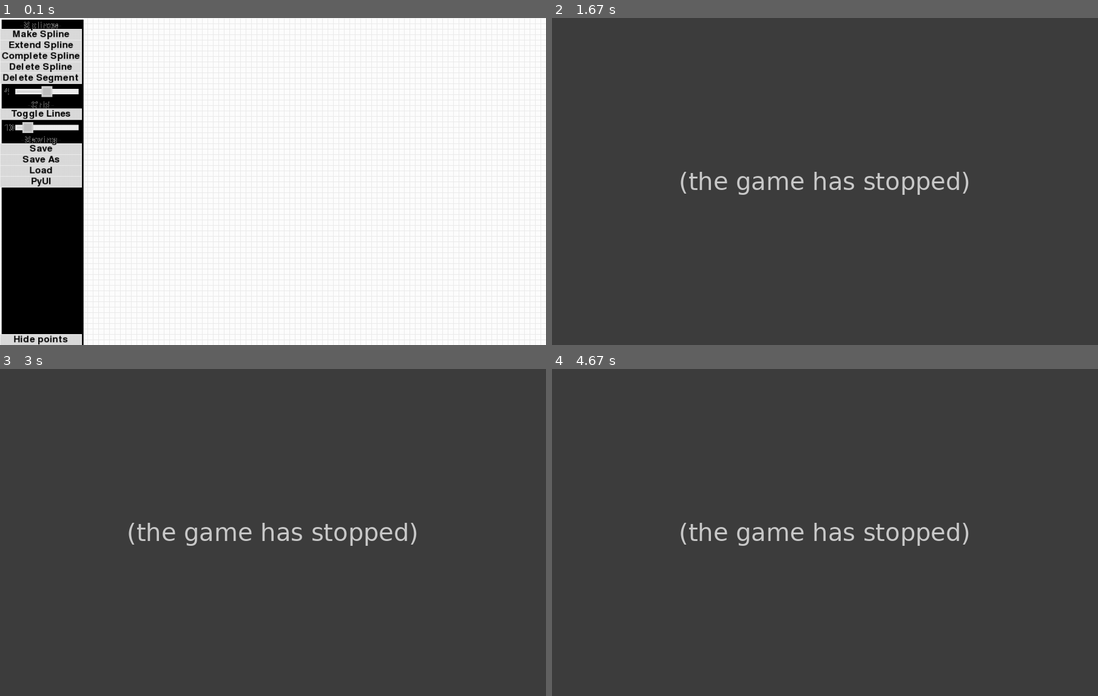
Above: before the commit, frames 1-4 (two rows, left to right).
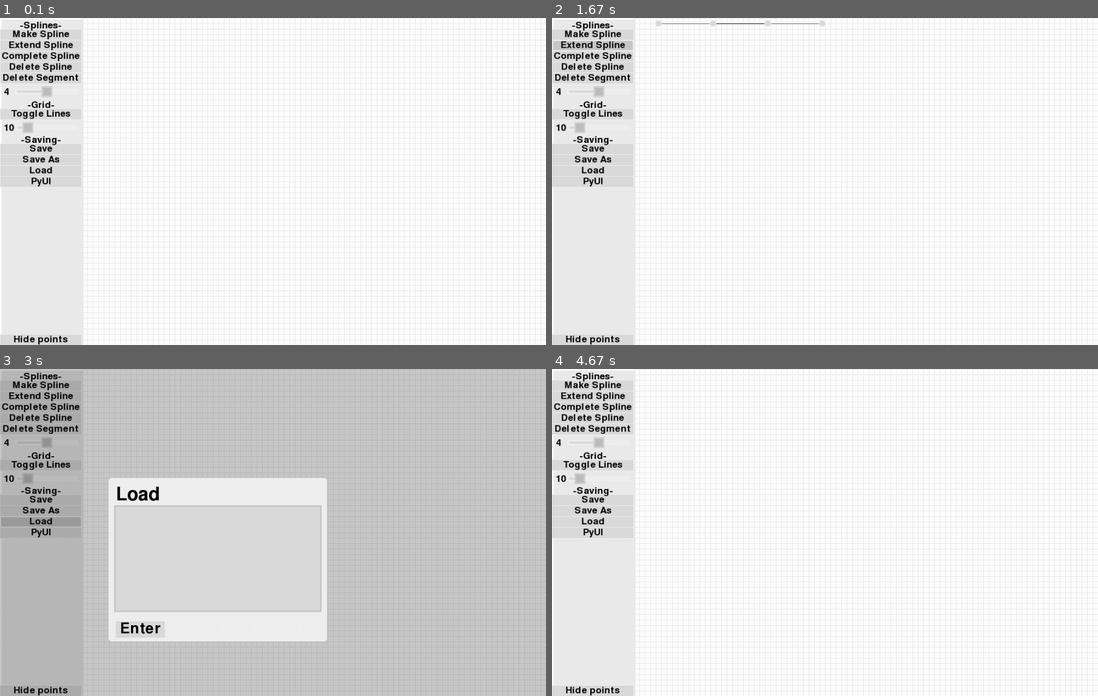
Above: after the commit, the same moments.

Repository: christianharris-3/PyUI
Game: pygame game, started from PyUI vector maker.py
The game is run twice, just before and just after one commit, with the same random seed, the same clock (stepped at 60 frames per second) and the same inputs.
Inputs (mouse positions are in pixels of both pictures, inside the frame that each line leads up to):
- Up to frame 1 (0.1 s): no input
- Up to frame 2 (1.67 s): hold F5 0.33-0.8 s; hold Right 0.33-0.8 s; click (590, 338) at 0.88 s; press the mouse at (590, 338) at 1.2 s; move the mouse to (606, 207) at 1.3 s; release the mouse at (617, 76) at 1.43 s; press the mouse at (590, 44) at 1.53 s; move the mouse to (628, 86) at 1.63 s
- Up to frame 3 (3 s): release the mouse at (109, 480) at 1.77 s; press the mouse at (158, 375) at 1.87 s; move the mouse to (229, 414) at 1.97 s; release the mouse at (300, 457) at 2.1 s; press the mouse at (38, 427) at 2.2 s; move the mouse to (158, 539) at 2.3 s; release the mouse at (278, 653) at 2.43 s; press the mouse at (38, 522) at 2.53 s; move the mouse to (92, 588) at 2.63 s; release the mouse at (141, 656) at 2.77 s; press the mouse at (38, 522) at 2.87 s; move the mouse to (180, 568) at 2.97 s
- Up to frame 4 (4.67 s): release the mouse at (868, 614) at 3.1 s; press the mouse at (590, 522) at 3.7 s; move the mouse to (628, 470) at 3.8 s; release the mouse at (661, 418) at 3.93 s; press the mouse at (748, 558) at 4.03 s; move the mouse to (726, 597) at 4.13 s; release the mouse at (704, 633) at 4.27 s; tap Enter at 4.33 s

The runs differ from the first frame. In frame 1, 9.0% of the frame differs, in the area x 0-16%, y 0-100%; in frame 2, 100%; in frame 3, 99%; in frame 4, 100%, in the area x 0-100%, y 0-100%.
Error before the commit: TypeError: '<' not supported between instances of 'tuple' and 'int' (PyUI.py line 1498); the game stopped at 0.88 s (later frames are placeholders)

Commit message:
Update PyUI.py
added glow effect to all objects, not yet done windowed menus

Diff:
--- a/PyUI.py
+++ b/PyUI.py
@@ -943,7 +943,7 @@
         return obj
     def makecheckbox(self,x,y,textsize=80,command=emptyfunction,menu='main',ID='checkbox',text='',layer=1,roundedcorners=0,menuexceptions=[],width=-1,height=-1,
                  anchor=(0,0),objanchor=(0,0),center=False,centery=-1,img='tick',font='default',bold=False,antialiasing=True,pregenerated=True,enabled=True,
-                 border=4,upperborder=-1,lowerborder=-1,rightborder=-1,leftborder=-1,scalesize=True,scalex=-1,scaley=-1,
+                 border=4,upperborder=-1,lowerborder=-1,rightborder=-1,leftborder=-1,scalesize=True,scalex=-1,scaley=-1,glow=0,glowcol=-1,
                  runcommandat=0,col=-1,textcol=-1,backingcol=-1,bordercol=-1,hovercol=-1,clickdownsize=4,clicktype=0,textoffsetx=0,textoffsety=0,maxwidth=-1,
                  dragable=False,colorkey=(255,255,255),toggle=True,toggleable=True,toggletext='',toggleimg='none',togglecol=-1,togglehovercol=-1,bindtoggle=[],spacing=-15,verticalspacing=-15,horizontalspacing=-15,clickablerect=-1,clickableborder=10,
                  backingdraw=False,borderdraw=True,animationspeed=5,linelimit=1000):
@@ -951,14 +951,14 @@
         if height == -1: height = textsize+spacing*2
         obj = BUTTON(self,x,y,width,height,menu,ID,layer,roundedcorners,menuexceptions,
                  anchor,objanchor,center,centery,text,textsize,img,font,bold,antialiasing,pregenerated,enabled,
-                 border,upperborder,lowerborder,rightborder,leftborder,scalesize,scalex,scaley,
+                 border,upperborder,lowerborder,rightborder,leftborder,scalesize,scalex,scaley,glow,glowcol,
                  command,runcommandat,col,textcol,backingcol,hovercol,clickdownsize,clicktype,textoffsetx,textoffsety,maxwidth,
                  dragable,colorkey,toggle,toggleable,toggletext,toggleimg,togglecol,togglehovercol,bindtoggle,spacing,verticalspacing,horizontalspacing,clickablerect,clickableborder,
                  animationspeed=animationspeed,backingdraw=backingdraw,borderdraw=borderdraw,linelimit=linelimit)
         return obj
     def maketextbox(self,x,y,text='',width=200,lines=1,menu='main',command=emptyfunction,ID='textbox',layer=1,roundedcorners=0,menuexceptions=[],height=-1,
                  anchor=(0,0),objanchor=(0,0),center=False,centery=-1,img='none',textsize=50,font='default',bold=False,antialiasing=True,pregenerated=True,enabled=True,
-                 border=3,upperborder=-1,lowerborder=-1,rightborder=-1,leftborder=-1,scalesize=True,scalex=-1,scaley=-1,
+                 border=3,upperborder=-1,lowerborder=-1,rightborder=-1,leftborder=-1,scalesize=True,scalex=-1,scaley=-1,glow=0,glowcol=-1,
                  runcommandat=0,col=-1,textcol=-1,backingcol=-1,hovercol=-1,clickdownsize=4,clicktype=0,textoffsetx=0,textoffsety=0,
                  colorkey=(255,255,255),spacing=-1,verticalspacing=0,horizontalspacing=8,clickablerect=-1,
                  linelimit=100,selectcol=-1,selectbordersize=2,selectshrinksize=0,cursorsize=-1,textcenter=False,chrlimit=10000,numsonly=False,enterreturns=False,commandifenter=True,commandifkey=False,
@@ -967,7 +967,7 @@
         if backingcol == -1: backingcol = shiftcolor(col,-20)
         obj = TEXTBOX(self,x,y,width,height,menu,ID,layer,roundedcorners,menuexceptions,
                  anchor,objanchor,center,centery,text,textsize,img,font,bold,antialiasing,pregenerated,enabled,
-                 border,upperborder,lowerborder,rightborder,leftborder,scalesize,scalex,scaley,
+                 border,upperborder,lowerborder,rightborder,leftborder,scalesize,scalex,scaley,glow,glowcol,
                  command,runcommandat,col,textcol,backingcol,hovercol,clickdownsize,clicktype,textoffsetx,textoffsety,
                  colorkey=colorkey,spacing=spacing,verticalspacing=verticalspacing,horizontalspacing=horizontalspacing,clickablerect=clickablerect,
                  lines=lines,linelimit=linelimit,selectcol=selectcol,selectbordersize=selectbordersize,selectshrinksize=selectshrinksize,cursorsize=cursorsize,textcenter=textcenter,chrlimit=chrlimit,numsonly=numsonly,enterreturns=enterreturns,commandifenter=commandifenter,commandifkey=commandifkey,
@@ -979,7 +979,7 @@
 
     def maketable(self,x,y,data='empty',titles=[],menu='main',ID='table',layer=1,roundedcorners=0,menuexceptions=[],width=-1,height=-1,
                  anchor=(0,0),objanchor=(0,0),center=False,centery=-1,text='',textsize=50,img='none',font='default',bold=False,antialiasing=True,pregenerated=True,enabled=True,
-                 border=3,upperborder=-1,lowerborder=-1,rightborder=-1,leftborder=-1,scalesize=True,scalex=-1,scaley=-1,
+                 border=3,upperborder=-1,lowerborder=-1,rightborder=-1,leftborder=-1,scalesize=True,scalex=-1,scaley=-1,glow=0,glowcol=-1,
                  command=emptyfunction,runcommandat=0,col=-1,textcol=-1,backingcol=-1,hovercol=-1,clickdownsize=4,clicktype=0,textoffsetx=0,textoffsety=0,
                  dragable=False,colorkey=(255,255,255),spacing=-1,verticalspacing=0,horizontalspacing=8,clickablerect=-1,
                  boxwidth=-1,boxheight=-1,linesize=2,textcenter=True,guesswidth=100,guessheight=100,
@@ -991,7 +991,7 @@
         #obj = TABLE(x,y,rows,colomns,data,titles,boxwidth,boxheight,spacing,menu,menuexceptions,boxcol,boxtextcol,boxtextsize,boxcenter,font,bold,titlefont,titlebold,titleboxcol,titletextcol,titletextsize,titlecenter,linesize,linecol,roundedcorners,layer,ID,self)
         obj = TABLE(self,x,y,width,height,menu,ID,layer,roundedcorners,menuexceptions,
                  anchor,objanchor,center,centery,text,textsize,img,font,bold,antialiasing,pregenerated,enabled,
-                 border,upperborder,lowerborder,rightborder,leftborder,scalesize,scalex,scaley,
+                 border,upperborder,lowerborder,rightborder,leftborder,scalesize,scalex,scaley,glow,glowcol,
                  command,runcommandat,col,textcol,backingcol,hovercol,clickdownsize,clicktype,textoffsetx,textoffsety,
                  colorkey=colorkey,spacing=spacing,verticalspacing=verticalspacing,horizontalspacing=horizontalspacing,clickablerect=clickablerect,
                  data=data,titles=titles,boxwidth=boxwidth,boxheight=boxheight,linesize=linesize,textcenter=textcenter,scrollerwidth=guesswidth,pageheight=guessheight,
@@ -1001,7 +1001,7 @@
 ##    def maketext(self,x,y,text,size,menu='main',menuexceptions=[],edgebound=(1,0,0,1),col='default',center=True,font= …(235 unchanged characters)…
     def maketext(self,x,y,text,textsize=50,menu='main',ID='text',layer=1,roundedcorners=0,menuexceptions=[],width=-1,height=-1,
                  anchor=(0,0),objanchor=(0,0),center=False,centery=-1,img='none',font='default',bold=False,antialiasing=True,pregenerated=True,enabled=True,
-                 border=3,upperborder=-1,lowerborder=-1,rightborder=-1,leftborder=-1,scalesize=True,scalex=-1,scaley=-1,
+                 border=3,upperborder=-1,lowerborder=-1,rightborder=-1,leftborder=-1,scalesize=True,scalex=-1,scaley=-1,glow=0,glowcol=-1,
                  command=emptyfunction,runcommandat=0,col=-1,textcol=-1,clicktype=0,backingcol=-1,bordercol=-1,textoffsetx=0,textoffsety=0,
                  dragable=False,colorkey=(255,255,255),spacing=-1,verticalspacing=3,horizontalspacing=3,maxwidth=-1,animationspeed=5,clickablerect=-1,
                  textcenter=False,backingdraw=False,borderdraw=False):
@@ -1010,7 +1010,7 @@
 
         obj = TEXT(self,x,y,width,height,menu,ID,layer,roundedcorners,menuexceptions,
                  anchor,objanchor,center,centery,text,textsize,img,font,bold,antialiasing,pregenerated,enabled,
-                 border,upperborder,lowerborder,rightborder,leftborder,scalesize,scalex,scaley,
+                 border,upperborder,lowerborder,rightborder,leftborder,scalesize,scalex,scaley,glow,glowcol,
                  command,runcommandat,col,textcol,backingcol,clicktype=clicktype,textoffsetx=textoffsetx,textoffsety=textoffsety,maxwidth=maxwidth,
                  dragable=dragable,colorkey=colorkey,spacing=spacing,verticalspacing=verticalspacing,horizontalspacing=horizontalspacing,clickablerect=clickablerect,
                  textcenter=textcenter,backingdraw=backingdraw,borderdraw=borderdraw,animationspeed=animationspeed)
@@ -1019,7 +1019,7 @@
 ##    def makescroller(self,x,y,height,command=emptyfunction,width=15,minh=0,maxh=-1,pageh=100,starth=0,menu='main',menuexceptions=[],edgebound=(1,0,0,1),col='default',scrollercol=-1,hovercol=-1,clickcol=-1,scrollerwidth=11,runcommandat=1,clicktype=0,layer=1,ID='default',returnobj=False):
     def makescroller(self,x,y,height,command=emptyfunction,width=15,minp=0,maxp=100,pageheight=15,menu='main',ID='scroller',layer=1,roundedcorners=0,menuexceptions=[],
                  anchor=(0,0),objanchor=(0,0),center=False,centery=-1,enabled=True,
-                 border=3,upperborder=-1,lowerborder=-1,rightborder=-1,leftborder=-1,scalesize=True,scalex=-1,scaley=-1,
+                 border=3,upperborder=-1,lowerborder=-1,rightborder=-1,leftborder=-1,scalesize=True,scalex=-1,scaley=-1,glow=0,glowcol=-1,
                  runcommandat=0,col=-1,backingcol=-1,clicktype=0,clickablerect=-1,
                  dragable=True,backingdraw=True,borderdraw=True,scrollercol=-1,scrollerwidth=-1,increment=0,startp=0):
 
@@ -1027,7 +1027,7 @@
             maxp = height
         obj = SCROLLER(self,x,y,width,height,menu,ID,layer,roundedcorners,menuexceptions,
                  anchor,objanchor,center,centery,enabled=enabled,
-                 border=border,upperborder=upperborder,lowerborder=lowerborder,rightborder=rightborder,leftborder=leftborder,scalesize=scalesize,scalex=scalex,scaley=scaley,
+                 border=border,upperborder=upperborder,lowerborder=lowerborder,rightborder=rightborder,leftborder=leftborder,scalesize=scalesize,scalex=scalex,scaley=scaley,glow=glow,glowcol=glowcol,
                  command=command,runcommandat=runcommandat,col=col,backingcol=backingcol,clicktype=clicktype,
                  dragable=dragable,backingdraw=backingdraw,borderdraw=borderdraw,clickablerect=clickablerect,
                  increment=increment,minp=minp,maxp=maxp,startp=startp,pageheight=pageheight)
@@ -1036,14 +1036,14 @@
 ##    def makeslider(self,x,y,width,height,maxp=100,menu='main',command=emptyfunction,menuexceptions=[],edgebound=(1,0, …(321 unchanged characters)…
     def makeslider(self,x,y,width,height,maxp=100,menu='main',command=emptyfunction,ID='slider',layer=1,roundedcorners=0,menuexceptions=[],
                  anchor=(0,0),objanchor=(0,0),center=False,centery=-1,enabled=True,
-                 border=3,upperborder=-1,lowerborder=-1,rightborder=-1,leftborder=-1,scalesize=True,scalex=-1,scaley=-1,
+                 border=3,upperborder=-1,lowerborder=-1,rightborder=-1,leftborder=-1,scalesize=True,scalex=-1,scaley=-1,glow=0,glowcol=-1,
                  runcommandat=1,col=-1,backingcol=-1,button='default',clickablerect=-1,
                  dragable=True,colorkey=(255,255,255),backingdraw=True,borderdraw=True,
                  slidersize=-1,increment=0,sliderroundedcorners=-1,minp=0,startp=0,direction='horizontal',containedslider=False,movetoclick=False):
 
         obj = SLIDER(self,x,y,width,height,menu,ID,layer,roundedcorners,menuexceptions,
                  anchor,objanchor,center,centery,enabled=enabled,
-                 border=border,upperborder=upperborder,lowerborder=lowerborder,rightborder=rightborder,leftborder=leftborder,scalesize=scalesize,scalex=scalex,scaley=scaley,
+                 border=border,upperborder=upperborder,lowerborder=lowerborder,rightborder=rightborder,leftborder=leftborder,scalesize=scalesize,scalex=scalex,scaley=scaley,glow=glow,glowcol=glowcol,
                  command=command,runcommandat=runcommandat,col=col,backingcol=backingcol,clickablerect=clickablerect,
                  dragable=dragable,colorkey=colorkey,backingdraw=backingdraw,borderdraw=borderdraw,
                  slidersize=slidersize,increment=increment,sliderroundedcorners=sliderroundedcorners,minp=minp,maxp=maxp,startp=startp,direction=direction,containedslider=containedslider,data=button,movetoclick=movetoclick)
@@ -1053,7 +1053,7 @@
 ##    def makewindowedmenu(self,x,y,width,height,menu,behindmenu,edgebound=(1,0,0,1),col='default',isolated=True,roundedcorners=0,darken=60,colourkey=(243,244,242),ID='default'):
     def makewindowedmenu(self,x,y,width,height,menu,behindmenu='main',col=-1,
                  dragable=False,colorkey=(255,255,255),isolated=True,darken=60,ID='windowedmenu',layer=1,roundedcorners=0,
-                 anchor=(0,0),objanchor=(0,0),center=False,centery=-1,
+                 anchor=(0,0),objanchor=(0,0),center=False,centery=-1,glow=0,glowcol=-1,
                  scalesize=True,scalex=True,scaley=True,command=emptyfunction,runcommandat=0):
 
         if col == -1: col = [max([0,a-35]) for a in self.defaultcol]
@@ -1067,21 +1067,21 @@
         self.windowedmenunames = [a.menu for a in self.windowedmenus]
     def makerect(self,x,y,width,height,command=emptyfunction,menu='main',ID='button',layer=1,roundedcorners=0,menuexceptions=[],
                  anchor=(0,0),objanchor=(0,0),center=False,centery=-1,enabled=True,
-                 border=-1,scalesize=True,scalex=-1,scaley=-1,
+                 border=-1,scalesize=True,scalex=-1,scaley=-1,glow=0,glowcol=-1,
                  runcommandat=0,col=-1,dragable=False):
         obj = RECT(self,x,y,command=emptyfunction,menu=menu,ID=ID ,layer=layer,roundedcorners=roundedcorners,menuexceptions=menuexceptions,width=width,height=height,
                  anchor=anchor,objanchor=objanchor,center=center,centery=centery,enabled=enabled,
-                 border=border,scalesize=scalesize,scalex=scalex,scaley=scaley,
+                 border=border,scalesize=scalesize,scalex=scalex,scaley=scaley,glow=glow,glowcol=glowcol,
                  runcommandat=runcommandat,col=col,dragable=dragable)
         return obj
     def makecircle(self,x,y,radius,command=emptyfunction,menu='main',ID='button',layer=1,roundedcorners=-1,menuexceptions=[],
                  anchor=(0,0),objanchor=(0,0),center=True,centery=-1,enabled=True,
-                 border=-1,scalesize=True,scalex=-1,scaley=-1,
+                 border=-1,scalesize=True,scalex=-1,scaley=-1,glow=0,glowcol=-1,
                  runcommandat=0,col=-1,dragable=False):
         if roundedcorners==-1: roundedcorners=radius
         self.makerect(x,y,radius*2,radius*2,command,menu,ID ,layer,roundedcorners,menuexceptions,
                  anchor=anchor,objanchor=objanchor,center=center,centery=centery,enabled=enabled,
-                 border=border,scalesize=scalesize,scalex=scalex,scaley=scaley,
+                 border=border,scalesize=scalesize,scalex=scalex,scaley=scaley,glow=glow,glowcol=glowcol,
                  runcommandat=runcommandat,col=col,dragable=dragable)
     def animate(self):
         self.queuedmenumove[0]-=1
@@ -1621,6 +1621,7 @@
         self.refreshcursor()
         self.refreshscroller(ui)
         self.refreshcords(ui)
+        self.refreshglow(ui)
         self.resetcords(ui)
     def setvars(self):
         self.scroller=0
@@ -1752,6 +1753,7 @@
             self.scrolleron = False
         self.scroller.refresh(ui)
         self.refreshcords(ui)
+        self.refreshglow(ui)
 
     def gentext(self,ui,refcurse=True):
         self.textimage,self.chrcorddatalined = ui.rendertextlined(self.text,self.textsize,self.textcol,self.col,self.fo …(197 unchanged characters)…
@@ -1885,6 +1887,8 @@
             return strpos
     def draw(self,screen,ui):
         if self.enabled:
+            if self.glow!=0:
+                screen.blit(self.glowimage,(self.x*self.dirscale[0]-self.glow*self.scale,self.y*self.dirscale[1]-self.glow*self.scale))
             if self.borderdraw:
                 draw.rect(screen,self.backingcol,roundrect(self.x*self.dirscale[0],self.y*self.dirscale[1],self.width*self.scale,self.height*self.scale),border_radius=int(self.roundedcorners*self.scale))
             if self.selected:
@@ -1943,6 +1947,7 @@
         self.gettablewidths(ui)
         self.gettableheights(ui)
         self.refreshcords(ui)
+        self.refreshglow(ui)
         self.enable()
         self.threadactive = False
     def threadrefresh(self,ui):
@@ -2142,8 +2147,11 @@
             self.draw(screen,ui)
 
     def draw(self,screen,ui):
-        if self.borderdraw:
-            draw.rect(screen,self.bordercol,roundrect(self.x*self.dirscale[0],self.y*self.dirscale[1],self.width*self.scale,self.height*self.scale),border_radius=int(self.roundedcorners*self.scale))
+        if self.enabled:
+            if self.glow!=0:
+                screen.blit(self.glowimage,(self.x*self.dirscale[0]-self.glow*self.scale,self.y*self.dirscale[1]-self.glow*self.scale))
+            if self.borderdraw:
+                draw.rect(screen,self.bordercol,roundrect(self.x*self.dirscale[0],self.y*self.dirscale[1],self.width*self.scale,self.height*self.scale),border_radius=int(self.roundedcorners*self.scale))
 
 class TEXT(GUI_ITEM):
     def reset(self,ui):
@@ -2164,6 +2172,8 @@
     def draw(self,screen,ui):
         if self.enabled:
             self.animatetext(ui)
+            if self.glow!=0:
+                screen.blit(self.glowimage,(self.x*self.dirscale[0]-self.glow*self.scale,self.y*self.dirscale[1]-self.glow*self.scale))
             if self.backingdraw:
                 draw.rect(screen,self.col,roundrect(self.x*self.dirscale[0],self.y*self.dirscale[1],self.width*self.scale,self.height*self.scale),border_radius=int(self.roundedcorners*self.scale))
             if self.borderdraw:
@@ -2187,6 +2197,7 @@
         self.autoscale(ui)
         if not self.ontable:
             self.refreshcords(ui)
+        self.refreshglow(ui)
 
 class SCROLLER(GUI_ITEM):
     def reset(self,ui):
@@ -2224,9 +2235,12 @@
         self.rect = pygame.Rect(self.x,self.y,self.width,self.height)
         self.sliderrect = pygame.Rect(self.x+self.border,self.y+self.border+self.scroll*(self.scheight/(self.maxp-self.minp)),self.scrollerwidth,self.scrollerheight)
     def draw(self,screen,ui):
-        if (self.maxp-self.minp)>self.pageheight:
-            draw.rect(screen,self.col,roundrect(self.x*self.dirscale[0],self.y*self.dirscale[1],self.width*self.scale,self.height*self.scale),border_radius=int(self.roundedcorners*self.scale))
-            draw.rect(screen,self.scrollercol,roundrect(self.x*self.dirscale[0]+self.leftborder*self.scale,self.y*self.dirscale[1]+(self.border+self.scroll*(self.scheight/(self.maxp-self.minp)))*self.scale,self.scrollerwidth*self.scale,self.scrollerheight*self.scale),border_radius=int(self.roundedcorners*self.scale))
+        if self.enabled:
+            if self.glow!=0:
+                screen.blit(self.glowimage,(self.x*self.dirscale[0]-self.glow*self.scale,self.y*self.dirscale[1]-self.glow*self.scale))
+            if (self.maxp-self.minp)>self.pageheight:
+                draw.rect(screen,self.col,roundrect(self.x*self.dirscale[0],self.y*self.dirscale[1],self.width*self.scale,self.height*self.scale),border_radius=int(self.roundedcorners*self.scale))
+                draw.rect(screen,self.scrollercol,roundrect(self.x*self.dirscale[0]+self.leftborder*self.scale,self.y*self.dirscale[1]+(self.border+self.scroll*(self.scheight/(self.maxp-self.minp)))*self.scale,self.scrollerwidth*self.scale,self.scrollerheight*self.scale),border_radius=int(self.roundedcorners*self.scale))
 
 class SLIDER(GUI_ITEM):
     def reset(self,ui):
@@ -2241,6 +2255,7 @@
     def refresh(self,ui):
         self.refreshcords(ui)
         self.refreshbutton(ui)
+        self.refreshglow(ui)
     def child_refreshcords(self,ui):
         self.slidercenter = (self.x+self.border+(self.width-self.border*2)*(self.slider/(self.maxp-self.minp)),self.y+self.height/2)
         self.innerrect = pygame.Rect(self.slidercenter[0]-self.slidersize/2+self.border,self.slidercenter[1]-self.slidersize/2+self.border,self.slidersize-self.border*2,self.slidersize-self.border*2)
@@ -2310,16 +2325,19 @@
         self.refreshbuttoncords(ui)
 
     def draw(self,screen,ui):
-        draw.rect(screen,self.bordercol,roundrect(self.x*self.dirscale[0],self.y*self.dirscale[1],self.width*self.scale,self.height*self.scale),border_radius=int(self.roundedcorners*self.scale))
-        if self.slider!=self.minp:
-            if self.direction == 'vertical':
-                h = ((self.height-self.upperborder-self.lowerborder-self.button.height*self.containedslider)*((self.slider-self.minp)/(self.maxp-self.minp))+self.button.height*self.containedslider)
-                w = (self.width-self.leftborder-self.rightborder)-2*(self.roundedcorners-abs(int(min([self.roundedcorners,h/2]))))
-                draw.rect(screen,self.col,roundrect(self.x*self.dirscale[0]+self.leftborder*self.scale,self.y*self.dirscale[1]+self.upperborder*self.scale,w*self.scale,h*self.scale),border_radius=int(self.roundedcorners*self.scale))
-            else:
-                w = ((self.width-self.leftborder-self.rightborder-self.button.width*self.containedslider)*((self.slider-self.minp)/(self.maxp-self.minp))+self.button.width*self.containedslider)
-                h = (self.height-self.upperborder-self.lowerborder)-2*(self.roundedcorners-abs(int(min([self.roundedcorners,w/2]))))
-                draw.rect(screen,self.col,roundrect(self.x*self.dirscale[0]+self.leftborder*self.scale,self.y*self.dirscale[1]+(self.height-h)/2*self.scale,w*self.scale,h*self.scale),border_radius=int(self.roundedcorners*self.scale))
+        if self.enabled:
+            if self.glow!=0:
+                screen.blit(self.glowimage,(self.x*self.dirscale[0]-self.glow*self.scale,self.y*self.dirscale[1]-self.glow*self.scale))
+            draw.rect(screen,self.bordercol,roundrect(self.x*self.dirscale[0],self.y*self.dirscale[1],self.width*self.scale,self.height*self.scale),border_radius=int(self.roundedcorners*self.scale))
+            if self.slider!=self.minp:
+                if self.direction == 'vertical':
+                    h = ((self.height-self.upperborder-self.lowerborder-self.button.height*self.containedslider)*((self.slider-self.minp)/(self.maxp-self.minp))+self.button.height*self.containedslider)
+                    w = (self.width-self.leftborder-self.rightborder)-2*(self.roundedcorners-abs(int(min([self.roundedcorners,h/2]))))
+                    draw.rect(screen,self.col,roundrect(self.x*self.dirscale[0]+self.leftborder*self.scale,self.y*self.dirscale[1]+self.upperborder*self.scale,w*self.scale,h*self.scale),border_radius=int(self.roundedcorners*self.scale))
+                else:
+                    w = ((self.width-self.leftborder-self.rightborder-self.button.width*self.containedslider)*((self.slider-self.minp)/(self.maxp-self.minp))+self.button.width*self.containedslider)
+                    h = (self.height-self.upperborder-self.lowerborder)-2*(self.roundedcorners-abs(int(min([self.roundedcorners,w/2]))))
+                    draw.rect(screen,self.col,roundrect(self.x*self.dirscale[0]+self.leftborder*self.scale,self.y*self.dirscale[1]+(self.height-h)/2*self.scale,w*self.scale,h*self.scale),border_radius=int(self.roundedcorners*self.scale))
 
 
 
@@ -2328,7 +2346,7 @@
         self.truedarken = self.darken
         self.resetcords(ui)
     def refresh(self,ui):
-        pass
+        self.refreshglow(ui)
 
 
 class ANIMATION:
@@ -2458,4 +2476,8 @@
             self.getclickedon(ui)
             self.draw(screen,ui)
     def draw(self,screen,ui):
-        draw.rect(screen,self.col,roundrect(self.x*self.dirscale[0],self.y*self.dirscale[1],self.width*self.scale,self.height*self.scale),border_radius=int(self.roundedcorners*self.scale))
+        if self.enabled:
+            if self.glow!=0:
+                screen.blit(self.glowimage,(self.x*self.dirscale[0]-self.glow*self.scale,self.y*self.dirscale[1]-self.glow*self.scale))
+            if self.backingdraw:
+                draw.rect(screen,self.col,roundrect(self.x*self.dirscale[0],self.y*self.dirscale[1],self.width*self.scale,self.height*self.scale),border_radius=int(self.roundedcorners*self.scale))
